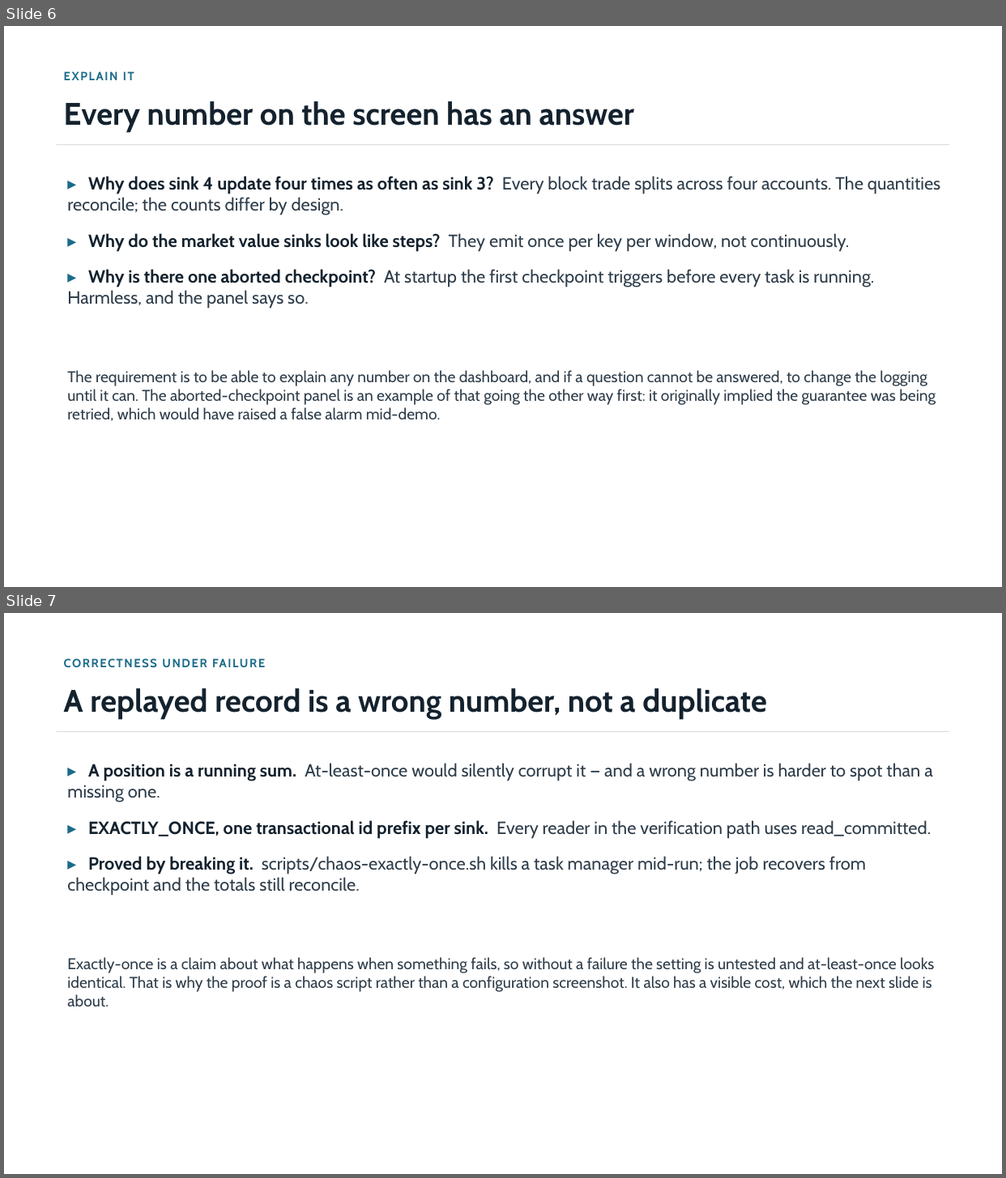
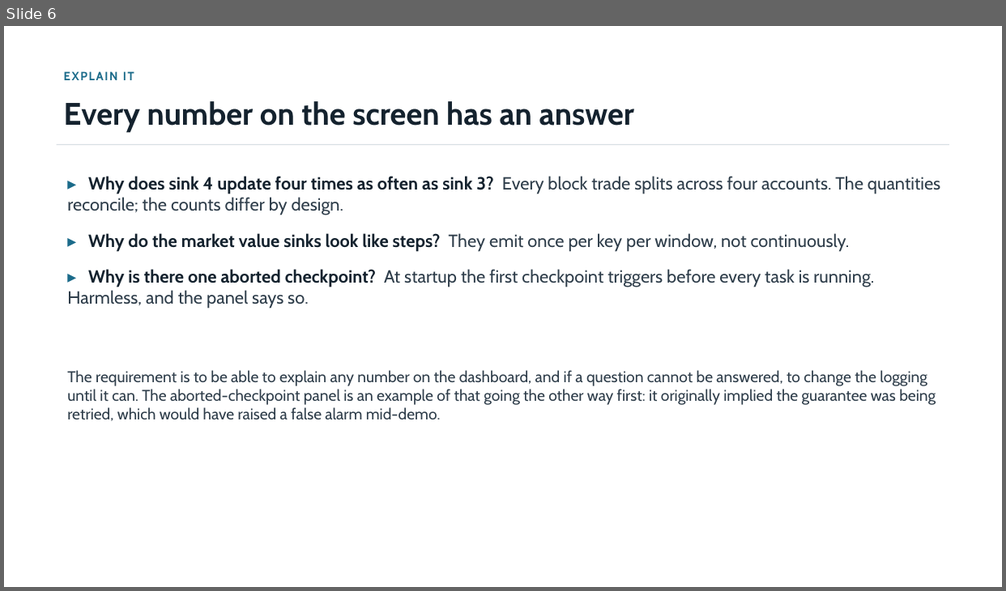
Before and after one commit to jimzucker/flink-training, a slide deck: docs/deck/final-demo-handout.pptx. Shown one above the other, each under a label of ours: slides 6 and 7 before the commit, slide 6 after it. The pictures are 1006x1178 and 1006x591 pixels, drawn with LibreOffice and Linux fonts; fonts in the diff are those of the drawing. Boxes give left, top, right and bottom in pixels: in the first picture for what was removed or moved away, otherwise in the second. Text is boxed around its words. In the diff, an @@ line names an element or a change of style, - is before the commit and + after.

```diff
--- a/docs/deck/final-demo-handout.pptx
+++ b/docs/deck/final-demo-handout.pptx
@@ slide 7 removed at box(4, 613, 1002, 1174), background #FFFFFF @@
@@ text removed at box(57, 652, 955, 675) @@
-CORRECTNESS UNDER FAILURE
@@ text removed at box(64, 688, 767, 719) @@
-A replayed record is a wrong number, not a duplicate
@@ rectangle removed at box(57, 731, 949, 732) @@
@@ text removed at box(67, 763, 932, 896) @@
-▸ A position is a running sum. At-least-once would silently corrupt it — and a wrong number is harder to spot than a missing one.
-▸ EXACTLY_ONCE, one transactional id prefix per sink. Every reader in the verification path uses read_committed.
-▸ Proved by breaking it. scripts/chaos-exactly-once.sh kills a task manager mid-run; the job recovers from checkpoint and the totals still reconcile.
@@ text removed at box(67, 957, 934, 1007) @@
-Exactly-once is a claim about what happens when something fails, so without a failure the setting is untested and at-least-once looks identical. That is why the proof is a chaos script rather than a configuration screenshot. It also has a visible cost, which the next slide is about.
```
Also in this commit, not shown: 1 slide changed, 4 other slides removed, 7 other files.
